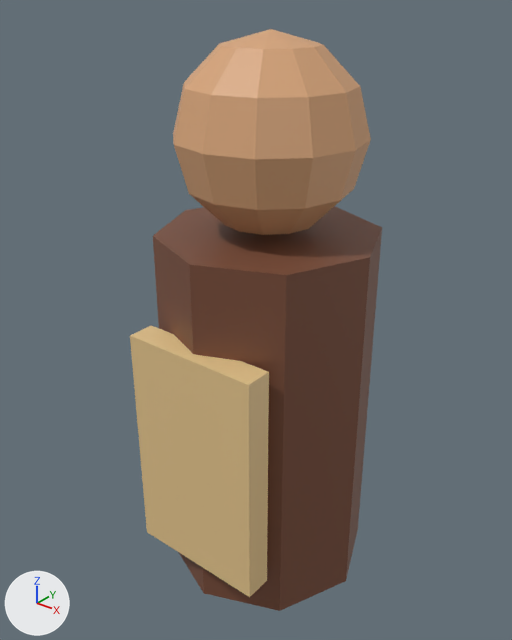
An edit to the glTF model game/modules/core/models/keeper.gltf, drawn before and after from the same camera.
Camera for both pictures: a camera (50 mm lens) standing at (1.144, -1.489, 1.737) and looking at (-0.027, -0.025, 0.829). The lights are fixed; the arrows at lower left show +X, +Y and +Z. The first picture is the older version. Vertices at exactly the same position are counted once.

The first picture shows 'apron', 'coat', 'face'.
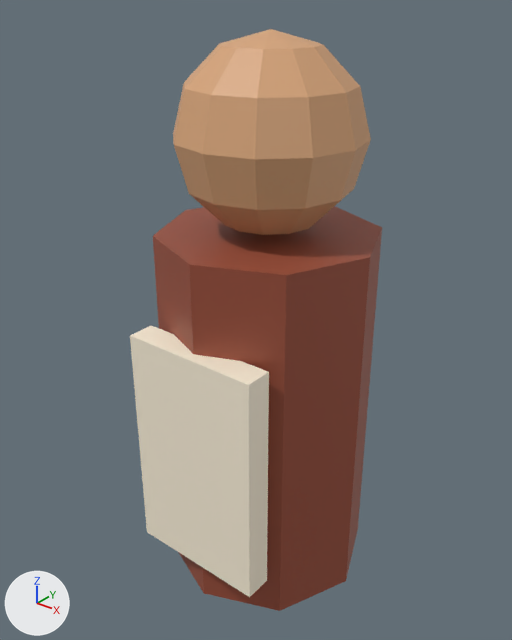
Where the change shows, as pixel boxes (x1, y1, x2, y2) in the pictures (512 x 640 px):
part 1 of me_coat, recoloured
    both: (153, 206, 382, 611)
part 2 of me_apron, recoloured (beige to pale yellow)
    both: (130, 326, 269, 597)

The change, as a list of edits to the scene's bpy script:
```text
Change me_coat:
    where me_coat.from_pydata(...)  # 18 vertices, 32 faces; spans x -0.32..0.32, y -0.32..0.32, z 0.0..1.1
    used by ob_coat; location = (0.0, 0.0, 0.0)
    me_coat part 1: 32 faces centred in x -0.289..0.289, y -0.289..0.289, z 0.0..1.1 are repainted in the vertex colours; the middle colour goes from brown #7a4e3a to brown #9a4f3a
Change me_apron:
    where me_apron.from_pydata(...)  # 8 vertices, 12 faces; spans x -0.21..0.21, y -0.35..-0.27, z 0.15..0.85
    used by ob_apron; location = (0.0, 0.0, 0.0)
    me_apron part 2: 12 faces centred in x -0.21..0.21, y -0.35..-0.27, z 0.15..0.85 are repainted in the vertex colours; the middle colour goes from beige #e7c78e to pale yellow #fff4dd
```
